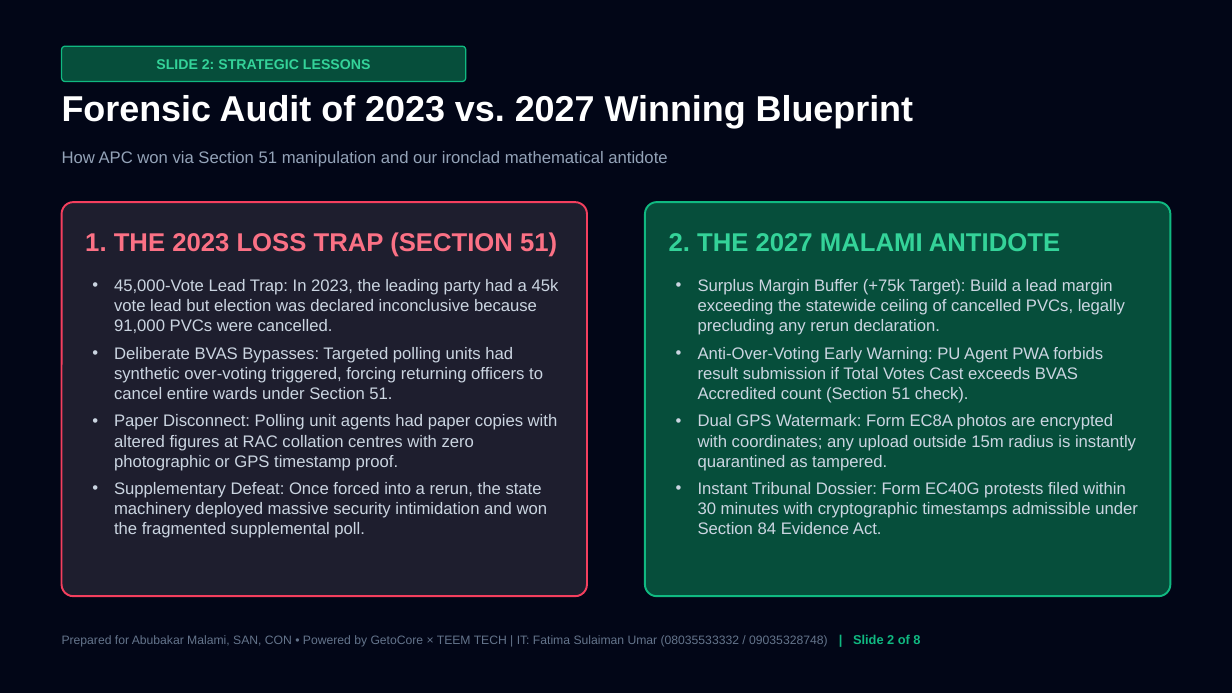
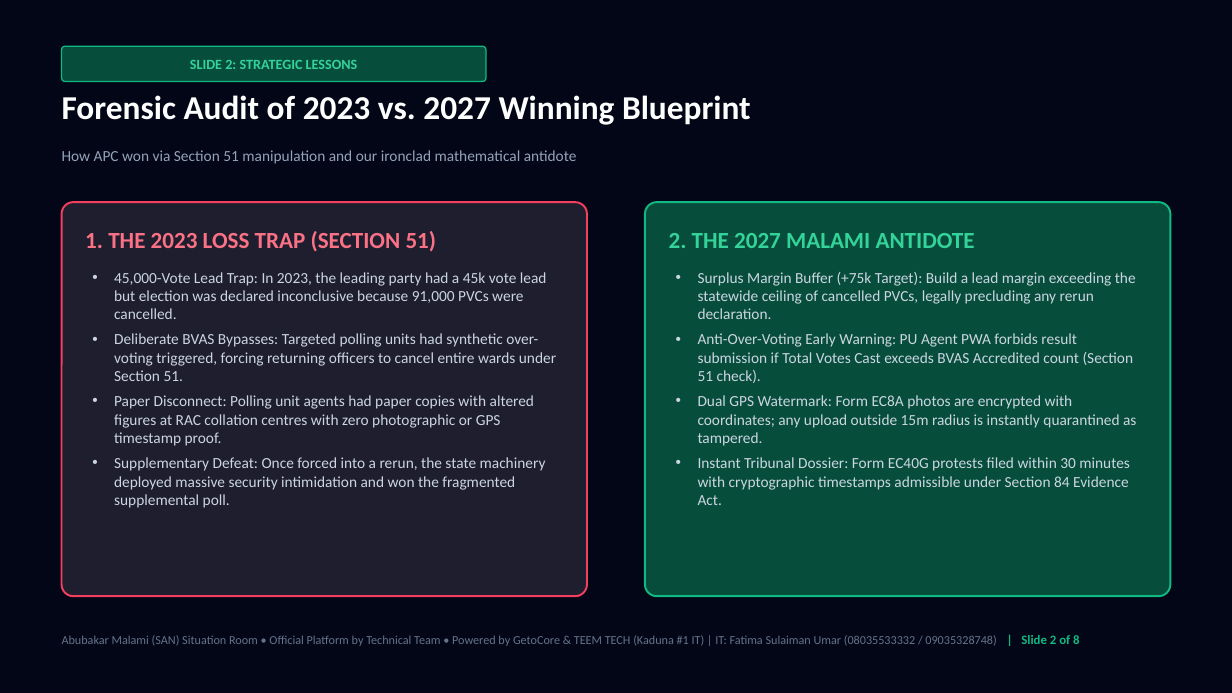
Before and after one commit to KararaDMaiyaki83/malami2027-situation-room, a slide deck: slide 2 of public/Kebbi_2027_Malami_ADC_Situation_Room_Presentation.pptx. Drawn at 1232x693 pixels with LibreOffice and Linux fonts; fonts in the diff are those of the drawing. Boxes give left, top, right and bottom in pixels: in the first picture for what was removed or moved away, otherwise in the second. Text is boxed around its words. In the diff, an @@ line names an element or a change of style, - is before the commit and + after.

```diff
--- a/public/Kebbi_2027_Malami_ADC_Situation_Room_Presentation.pptx
+++ b/public/Kebbi_2027_Malami_ADC_Situation_Room_Presentation.pptx
@@ rounded rectangle "SLIDE 2: STRATEGIC LESSONS": place and size @@
-rounded rectangle "SLIDE 2: STRATEGIC LESSONS" at box(62, 46, 466, 81)
+rounded rectangle "SLIDE 2: STRATEGIC LESSONS" at box(62, 46, 486, 81)
@@ rounded rectangle "SLIDE 2: STRATEGIC LESSONS" at box(62, 46, 486, 81): font Arial to Calibri @@
@@ text "Forensic Audit of 2023 vs. ..." at box(62, 95, 751, 125): size 28 to 26 pt, font Arial to Calibri @@
@@ text "How APC won via Section ..." at box(62, 150, 577, 164): size 13 to 12 pt, font Arial to Calibri @@
@@ rounded rectangle "1. THE 2023 LOSS TRAP ..." at box(62, 202, 588, 597): size 20 to 18 pt in "1. THE 2023 LOSS TRAP (SECTION 51)"; font Arial to Calibri, size 13 to 12 pt; less space between paragraphs @@
@@ rounded rectangle "2. THE 2027 MALAMI ANTIDOTE" at box(645, 202, 1171, 597): size 20 to 18 pt in "2. THE 2027 MALAMI ANTIDOTE"; font Arial to Calibri, size 13 to 12 pt; less space between paragraphs @@
@@ text at box(62, 635, 1079, 646): text changed; font Arial to Calibri @@
-Prepared for Abubakar Malami, SAN, CON • Powered by GetoCore × TEEM TECH | IT: Fatima Sulaiman Umar (08035533332 / 09035328748) | Slide 2 of 8
+Abubakar Malami (SAN) Situation Room • Official Platform by Technical Team • Powered by GetoCore & TEEM TECH (Kaduna #1 IT) | IT: Fatima Sulaiman Umar (08035533332 / 09035328748) | Slide 2 of 8
```
Also in this commit, not shown: 7 other slides changed, 2 other files.
